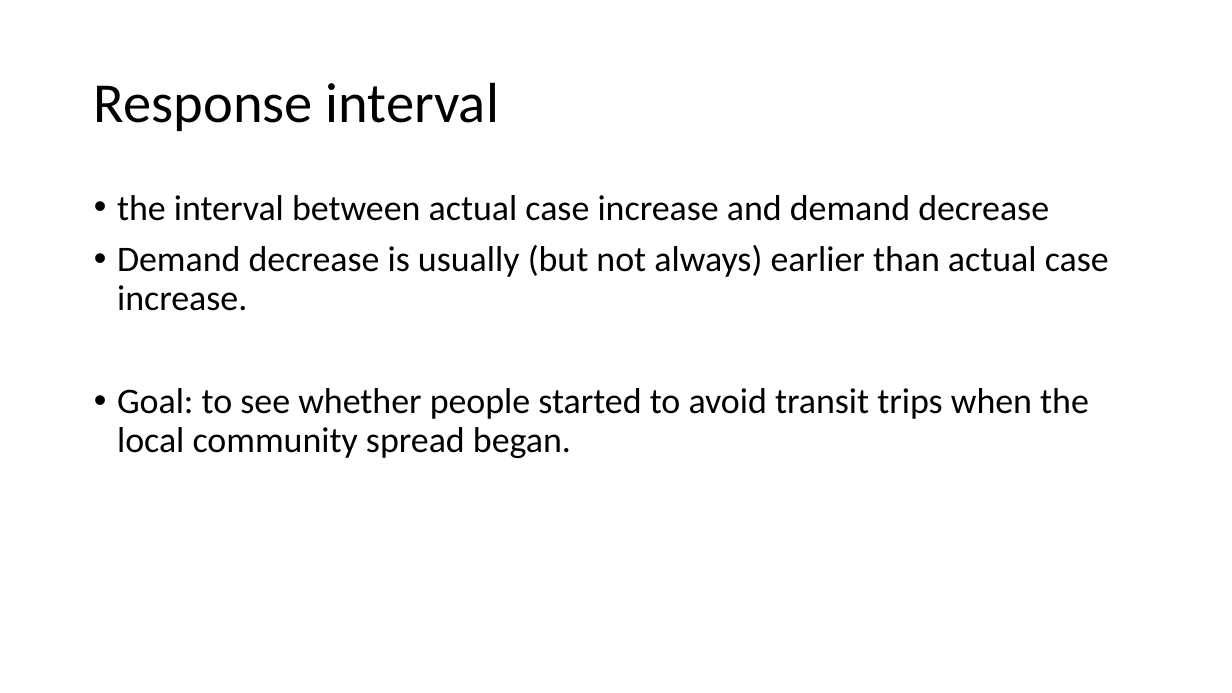
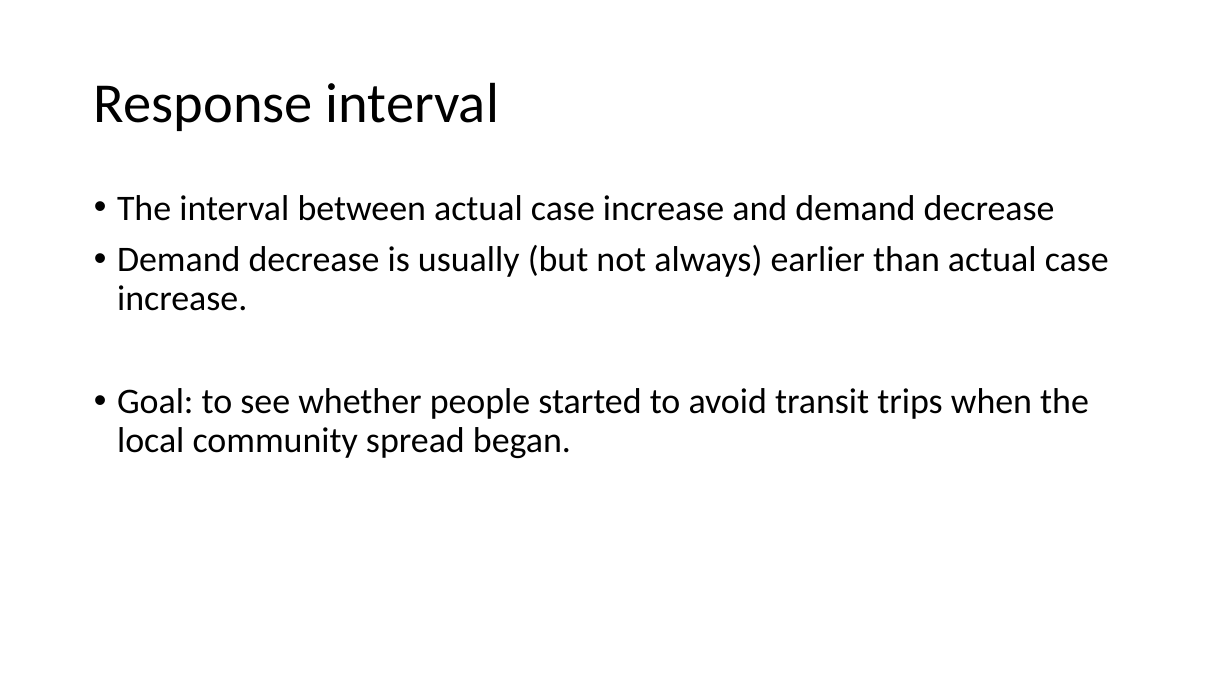
Before and after one commit to luyuliu/COVID-Transit-Demand, a slide deck: slide 6 of doc/pre_results.pptx. Drawn at 1232x693 pixels with LibreOffice and Linux fonts; fonts in the diff are those of the drawing. Boxes give left, top, right and bottom in pixels: in the first picture for what was removed or moved away, otherwise in the second. Text is boxed around its words. In the diff, an @@ line names an element or a change of style, - is before the commit and + after.

Commit message:
Upload ppt

```diff
--- a/doc/pre_results.pptx
+++ b/doc/pre_results.pptx
@@ text at (117,195,1055,221): text changed @@
-• the interval between actual case increase and demand decrease
+• The interval between actual case increase and demand decrease
```
Also in this commit, not shown: 2 other slides changed, 1 slide added, 1 slide removed, 1 other file.
